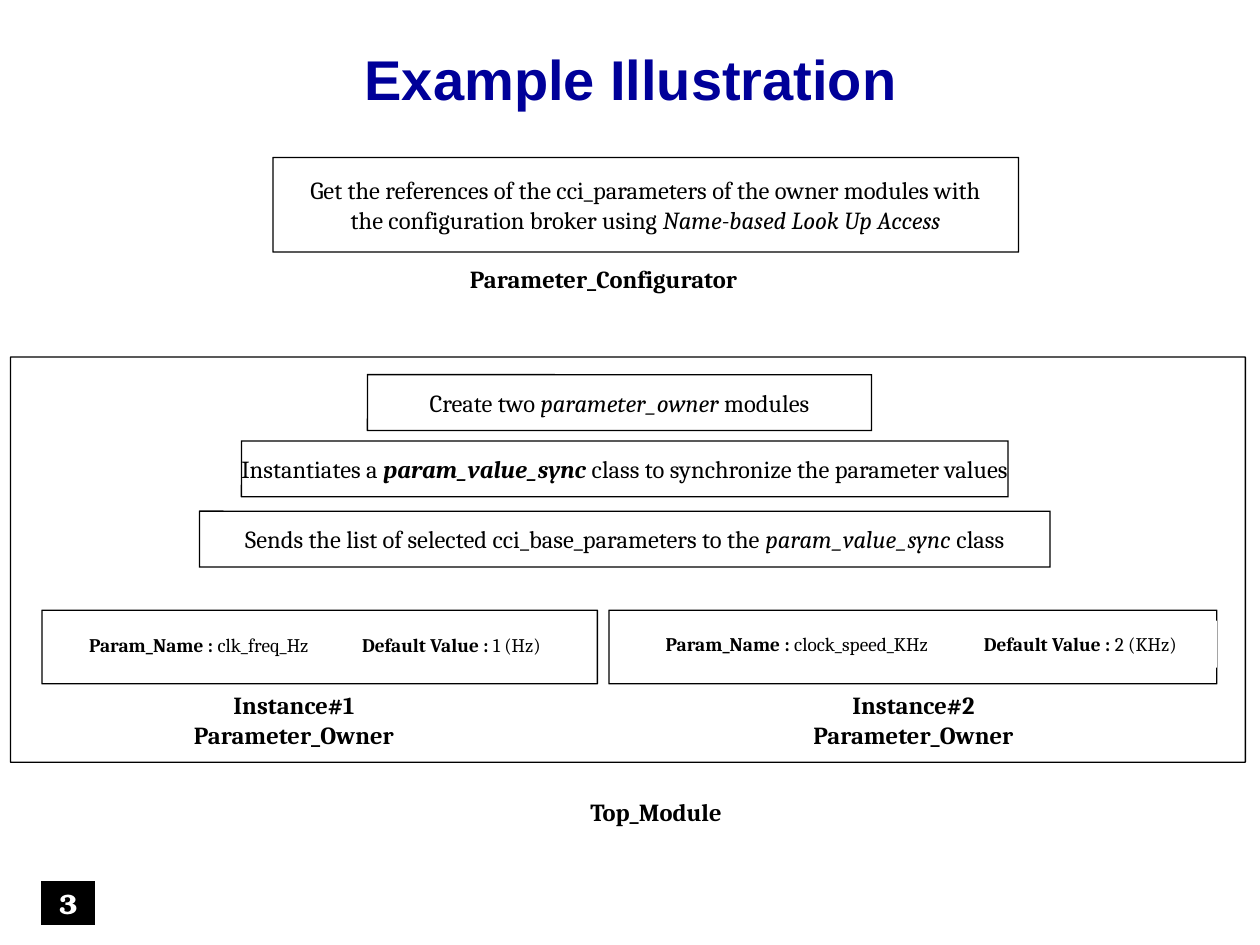
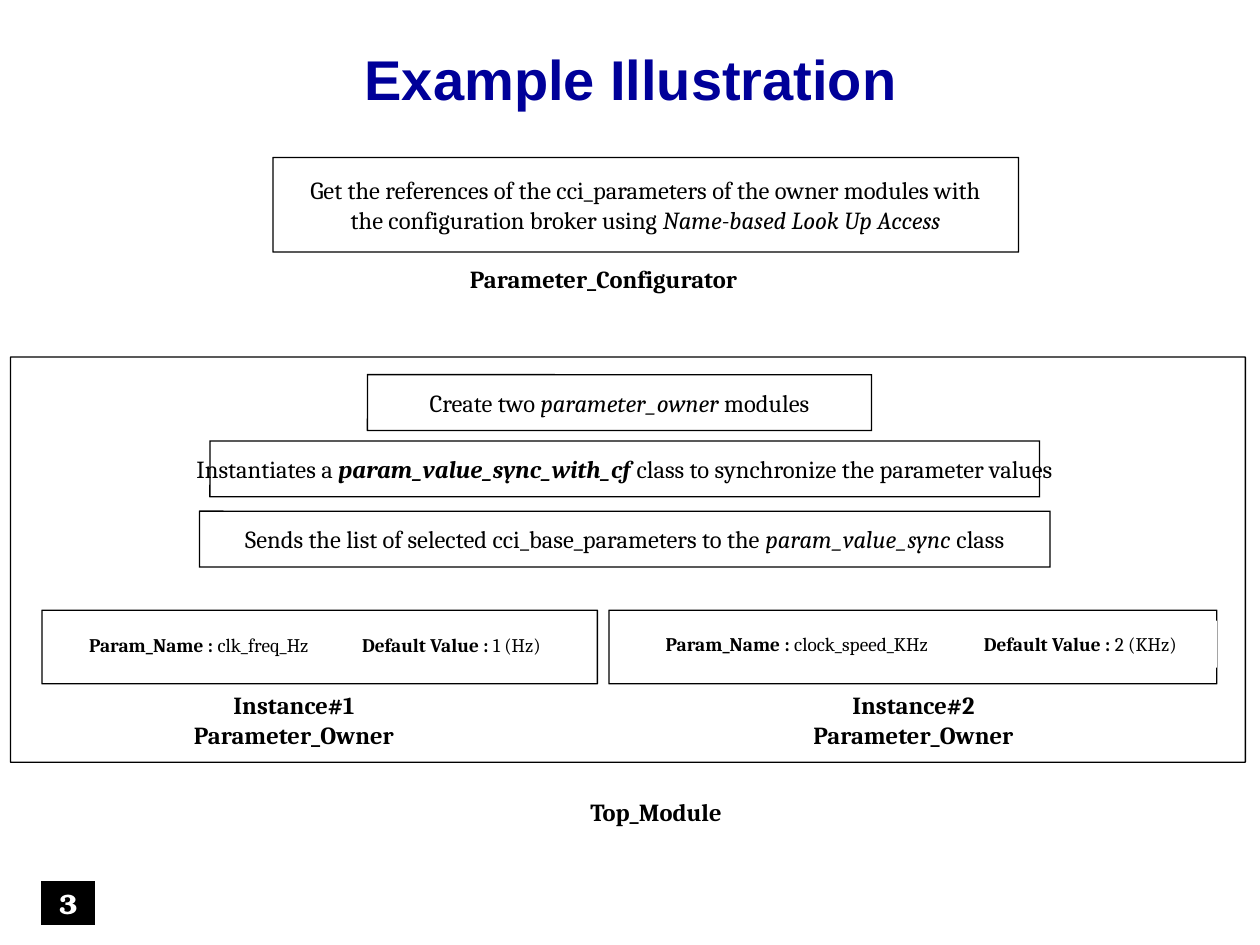
Before and after one commit to accellera-official/cci, a slide deck: slide 3 of examples/ex12_Indirectly_Associating_Parameters/docs/ex12_Indirectly_Associating_Parameters.ppt. Drawn at 1260x945 pixels with LibreOffice and Linux fonts; fonts in the diff are those of the drawing; background and template pictures are left out. Boxes give left, top, right and bottom in pixels: in the first picture for what was removed or moved away, otherwise in the second. Text is boxed around its words. In the diff, an @@ line names an element or a change of style, - is before the commit and + after.

Commit message:
Modifications to example code & presentations
1.  Code Modification to ex#12 : Renamed class 'param_value_sync' to 'param_value_sync_with_cf'
2.  Presentation Updates :
     - to example#7
     - to example#12
     - to example#14
     - to example#16

PS : The modifications to the presentations have been done w.r.t. to textual/typographical mistakes only.
     No modification has been done w.r.t. to the flow of the examples

```diff
--- a/examples/ex12_Indirectly_Associating_Parameters/docs/ex12_Indirectly_Associating_Parameters.ppt
+++ b/examples/ex12_Indirectly_Associating_Parameters/docs/ex12_Indirectly_Associating_Parameters.ppt
@@ rounded rectangle "Instantiates a param_value_sync_with_cf class to ...": place and size @@
-rounded rectangle "Instantiates a param_value_sync_with_cf class to ..." at <box>242,441,1008,496</box>
+rounded rectangle "Instantiates a param_value_sync_with_cf class to ..." at <box>210,441,1040,496</box>
@@ text in rounded rectangle at <box>196,456,1052,484</box>: text changed @@
-Instantiates a param_value_sync class to synchronize the parameter values
+Instantiates a param_value_sync_with_cf class to synchronize the parameter values
```
Also in this commit, not shown: 4 other slides changed, 4 other files.
